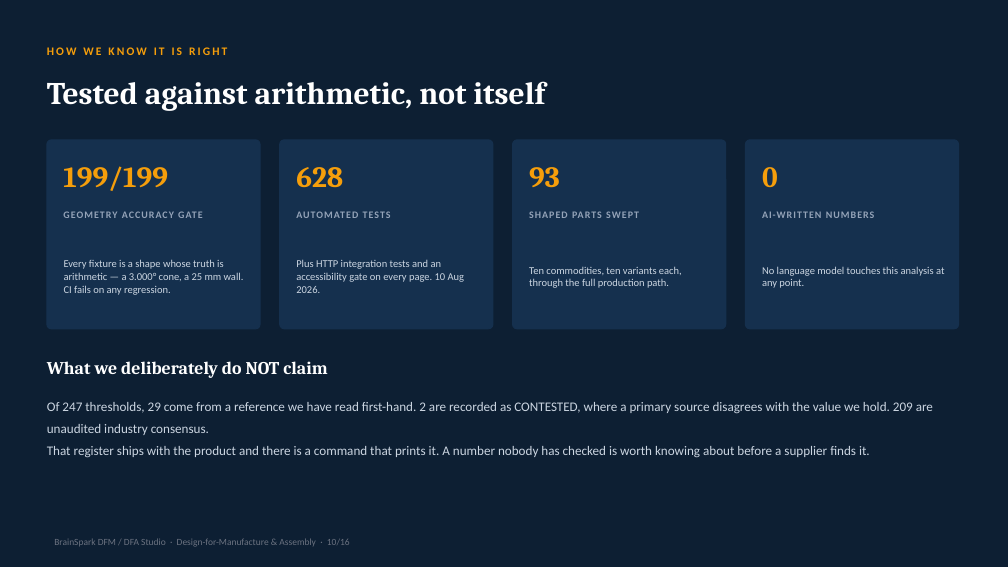
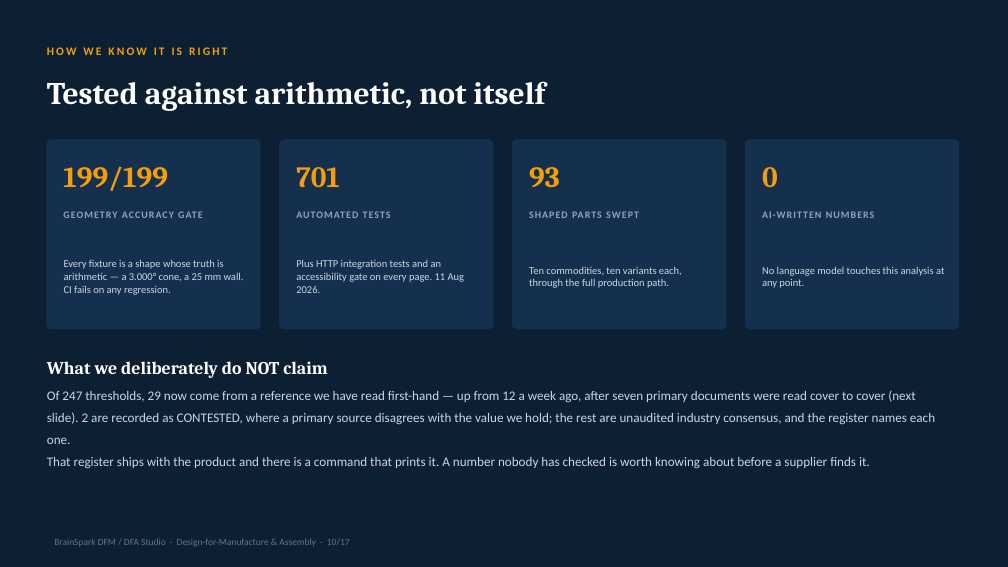
Before and after one commit to bhosaleavinash546/leamington-marathi, a slide deck: slide 11 of BrainSpark_DFM_DFA_Studio_Director.pptx. Drawn at 1008x567 pixels with LibreOffice and Linux fonts; fonts in the diff are those of the drawing. Boxes give left, top, right and bottom in pixels: in the first picture for what was removed or moved away, otherwise in the second. Text is boxed around its words. In the diff, an @@ line names an element or a change of style, - is before the commit and + after.

```diff
--- a/BrainSpark_DFM_DFA_Studio_Director.pptx
+++ b/BrainSpark_DFM_DFA_Studio_Director.pptx
@@ text at (296,167,340,188): text changed @@
-628
+701
@@ text at (296,260,464,293): text changed @@
-Plus HTTP integration tests and an accessibility gate on every page. 10 Aug 2026.
+Plus HTTP integration tests and an accessibility gate on every page. 11 Aug 2026.
@@ text at (47,391,935,444): text changed @@
-Of 247 thresholds, 29 come from a reference we have read first-hand. 2 are recorded as CONTESTED, where a primary source disagrees with the value we hold. 209 are unaudited industry consensus.
+Of 247 thresholds, 29 now come from a reference we have read first-hand — up from 12 a week ago, after seven primary documents were read cover to cover (next slide). 2 are recorded as CONTESTED, where a primary source disagrees with the value we hold; the rest are unaudited industry consensus, and the register names each one.
```
Also in this commit, not shown: 13 other slides changed, 1 slide added, 1 other file.
